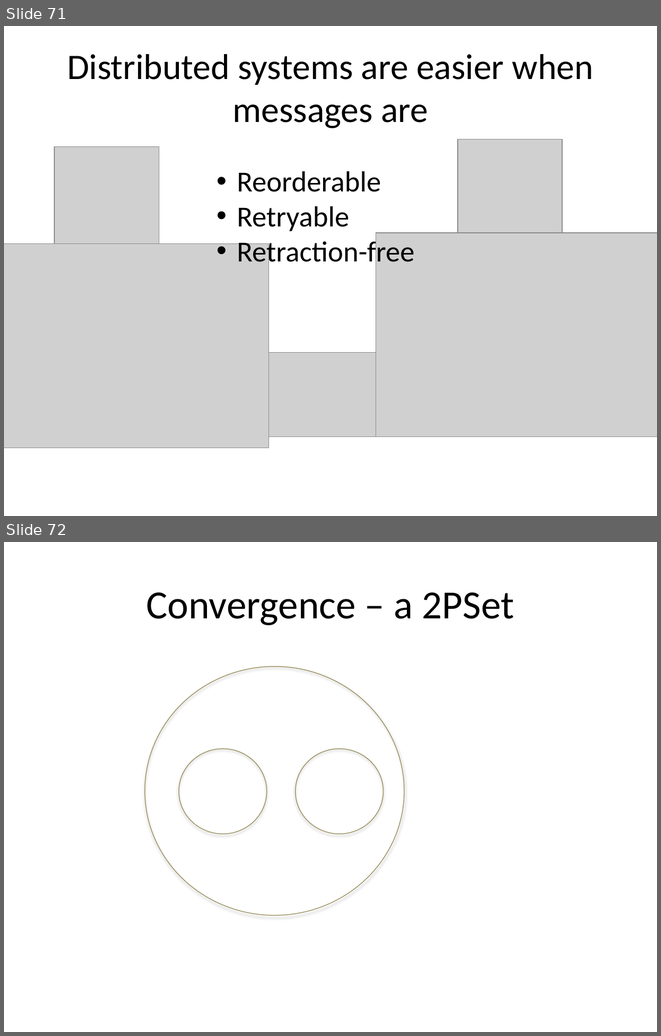
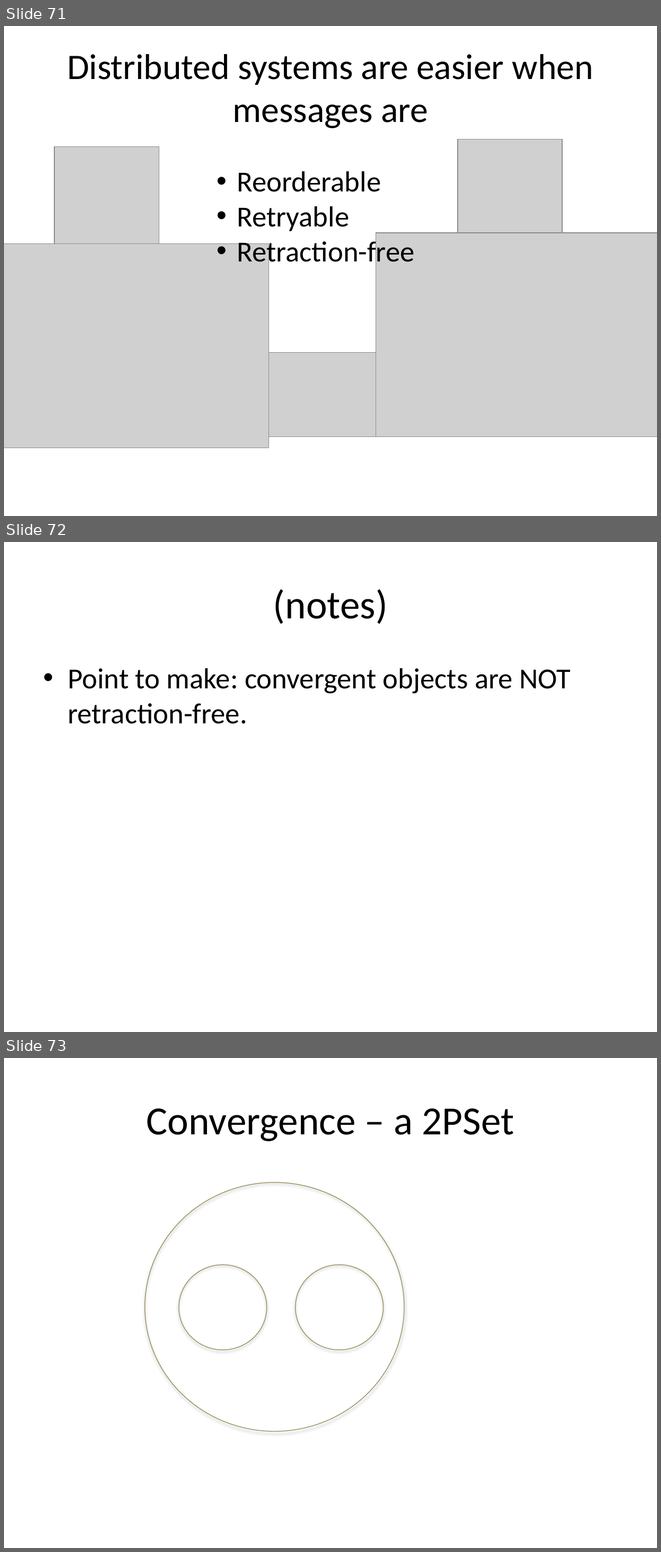
Before and after one commit to declarativitydotnet/declarativity, a slide deck: socc12-bloom-tutorial/slides/bloom-tutorial.pptx. Shown one above the other, each under a label of ours: slides 71 and 72 before the commit, slides 71, 72 and 73 after it. The pictures are 661x1036 and 661x1552 pixels, drawn with LibreOffice and Linux fonts; fonts in the diff are those of the drawing; grey boxes stand for pictures. Boxes give left, top, right and bottom in pixels: in the first picture for what was removed or moved away, otherwise in the second. Text is boxed around its words. In the diff, an @@ line names an element or a change of style, - is before the commit and + after.

Commit message:
general slides
Former-commit-id: cf547650e415a740ca250f92322f3d564d4b852c
Former-commit-id: affa45520f71048d8cd59e9906e0f3ee73311bee

```diff
--- a/socc12-bloom-tutorial/slides/bloom-tutorial.pptx
+++ b/socc12-bloom-tutorial/slides/bloom-tutorial.pptx
@@ slide 72 added at [4,542,657,1032], background #FFFFFF @@
@@ title added at [273,589,388,624], 44 pt, text #000000 @@
+(notes)
@@ text added at [68,668,571,724], 32 pt, text #000000 @@
+• Point to make: convergent objects are NOT retraction-free.
@@ what was slide 72 is now slide 73 @@
```
